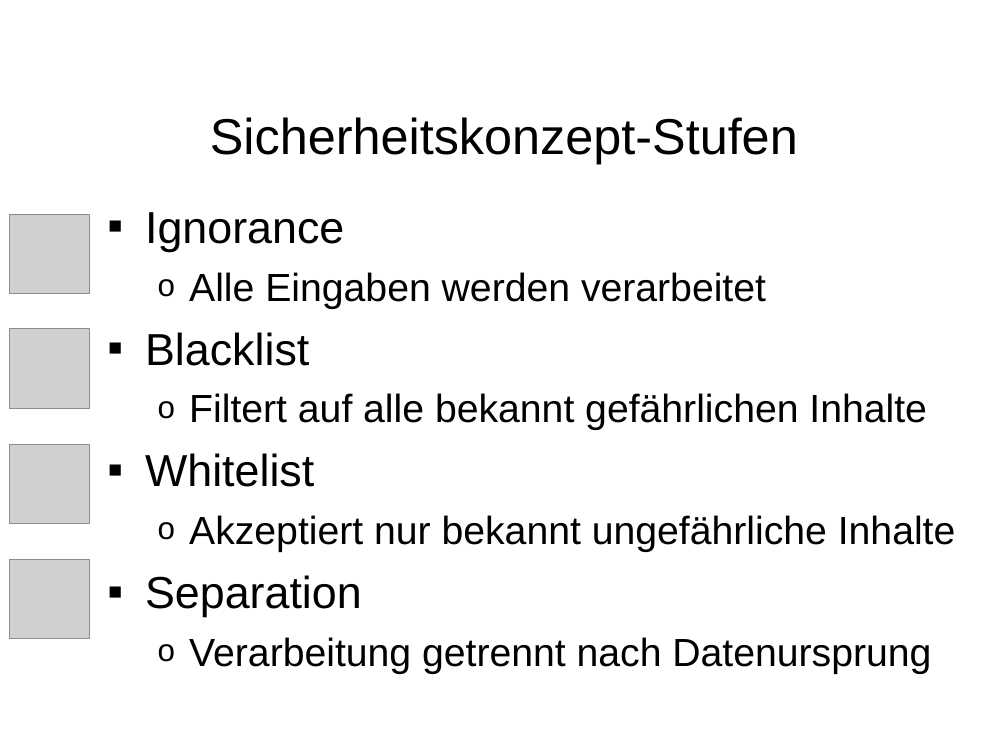
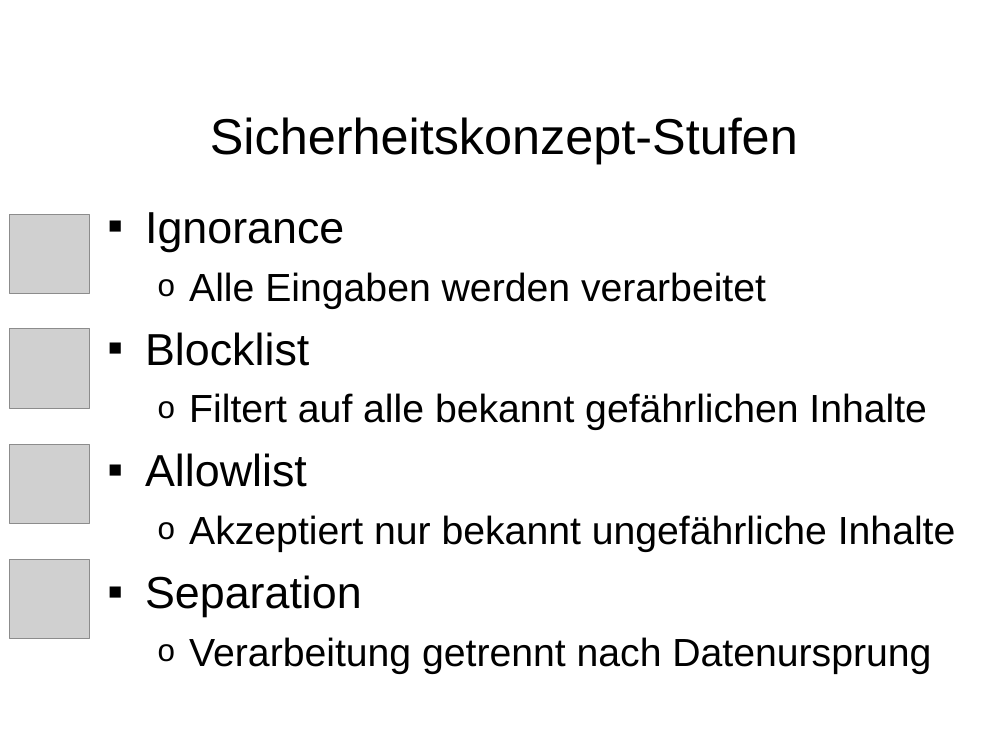
Before and after one commit to dlindner/vorlesung-se2-dhbw, a slide deck: slide 16 of added_2014/Top 25 Software Errors (2014).odp. Drawn at 1008x756 pixels with LibreOffice and Linux fonts; fonts in the diff are those of the drawing; grey boxes stand for pictures; background and template pictures are left out. Boxes give left, top, right and bottom in pixels: in the first picture for what was removed or moved away, otherwise in the second. Text is boxed around its words. In the diff, an @@ line names an element or a change of style, - is before the commit and + after.

```diff
--- a/added_2014/Top 25 Software Errors (2014).odp
+++ b/added_2014/Top 25 Software Errors (2014).odp
@@ text at (145,332,309,366): text changed @@
-▪ Blacklist
+▪ Blocklist
@@ text at (145,453,307,487): text changed @@
-▪ Whitelist
+▪ Allowlist
```
Also in this commit, not shown: 1 other slide changed.
